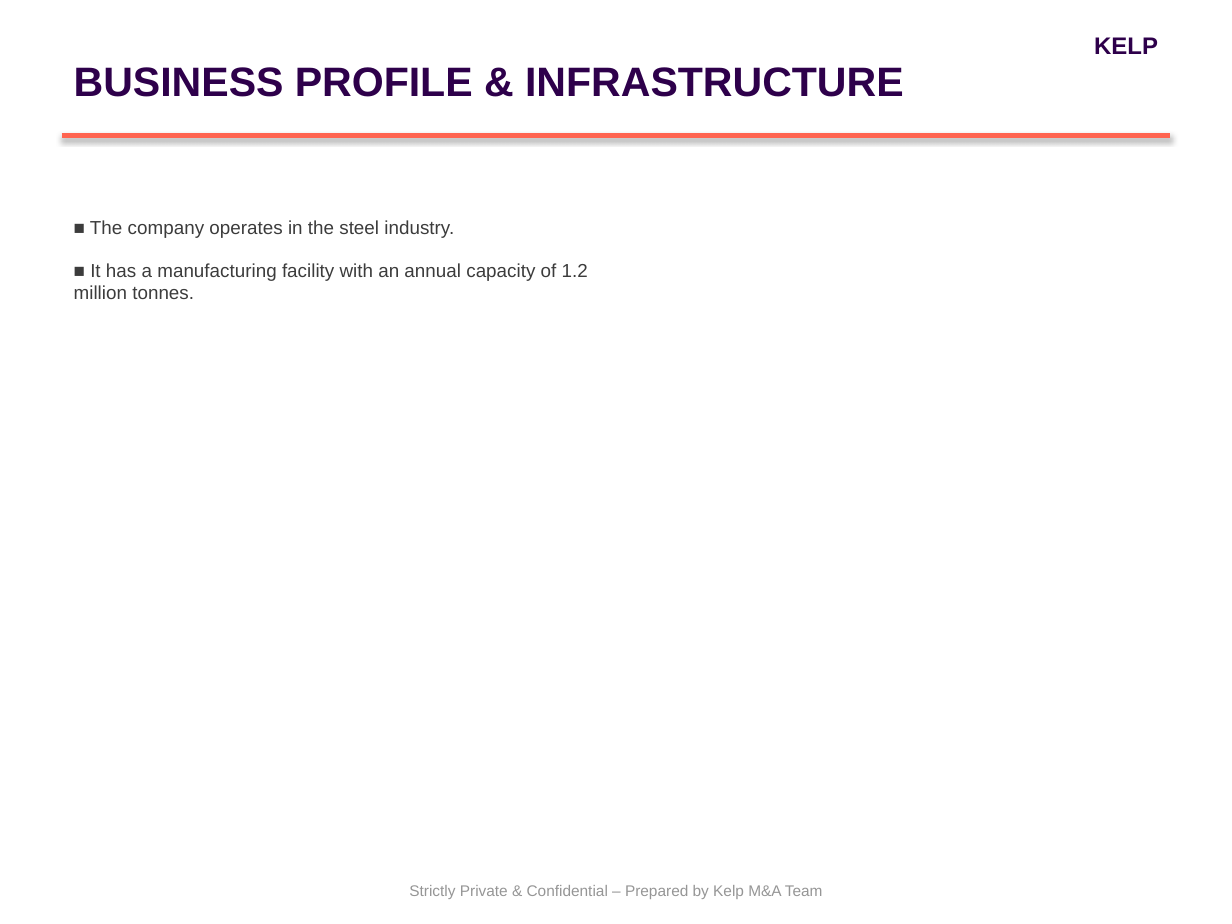
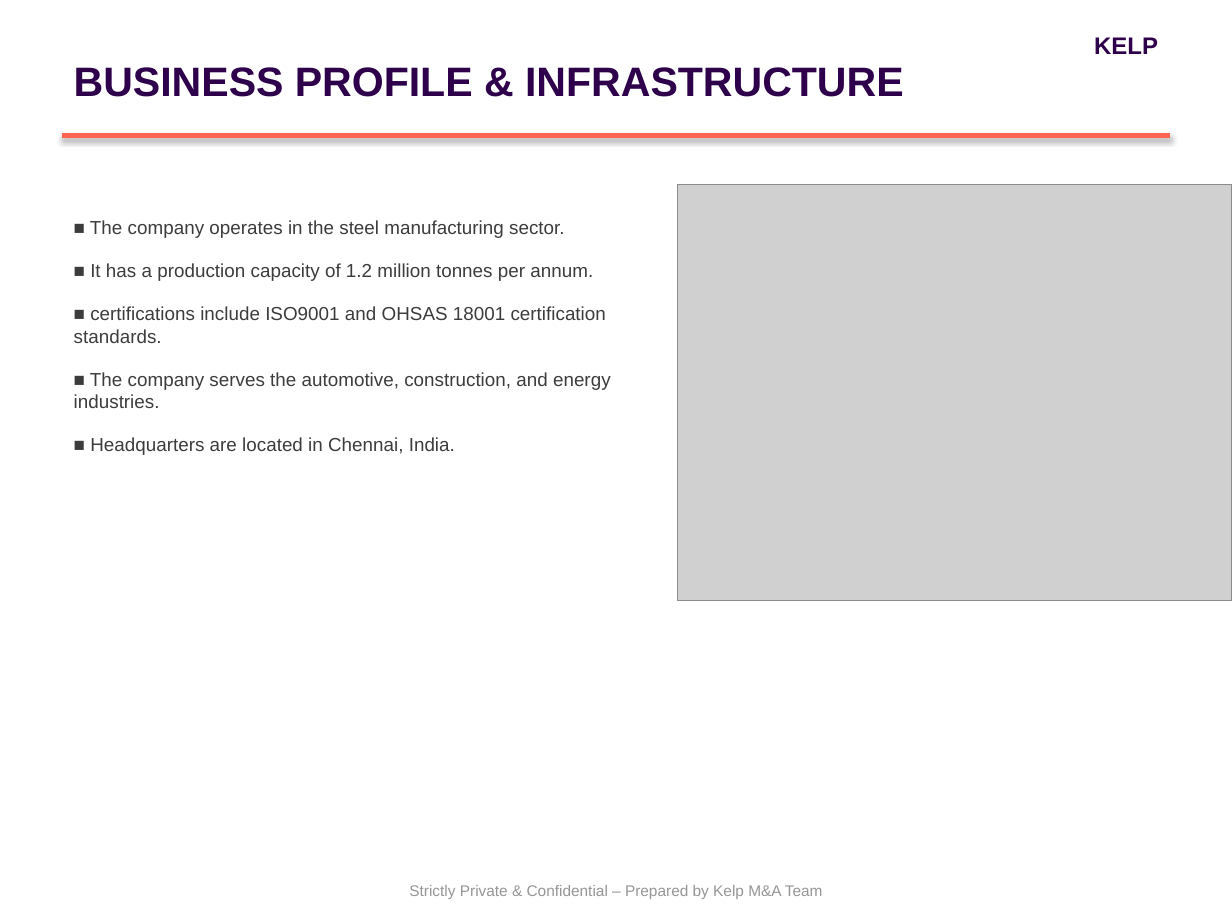
Before and after one commit to PiyushiAnand/Doc_to_PPT, a slide deck: slide 2 of Blind_Teaser_Kalyani Forge_Final.pptx. Drawn at 1232x924 pixels with LibreOffice and Linux fonts; fonts in the diff are those of the drawing; grey boxes stand for pictures. Boxes give left, top, right and bottom in pixels: in the first picture for what was removed or moved away, otherwise in the second. Text is boxed around its words. In the diff, an @@ line names an element or a change of style, - is before the commit and + after.

```diff
--- a/Blind_Teaser_Kalyani Forge_Final.pptx
+++ b/Blind_Teaser_Kalyani Forge_Final.pptx
@@ picture added at (678,185,1232,601) @@
@@ text at (74,220,611,455): text changed @@
-■ The company operates in the steel industry.
-■ It has a manufacturing facility with an annual capacity of 1.2 million tonnes.
+■ The company operates in the steel manufacturing sector.
+■ It has a production capacity of 1.2 million tonnes per annum.
+■ certifications include ISO9001 and OHSAS 18001 certification standards.
+■ The company serves the automotive, construction, and energy industries.
+■ Headquarters are located in Chennai, India.
```
Also in this commit, not shown: 2 other slides changed, 14 other files.
